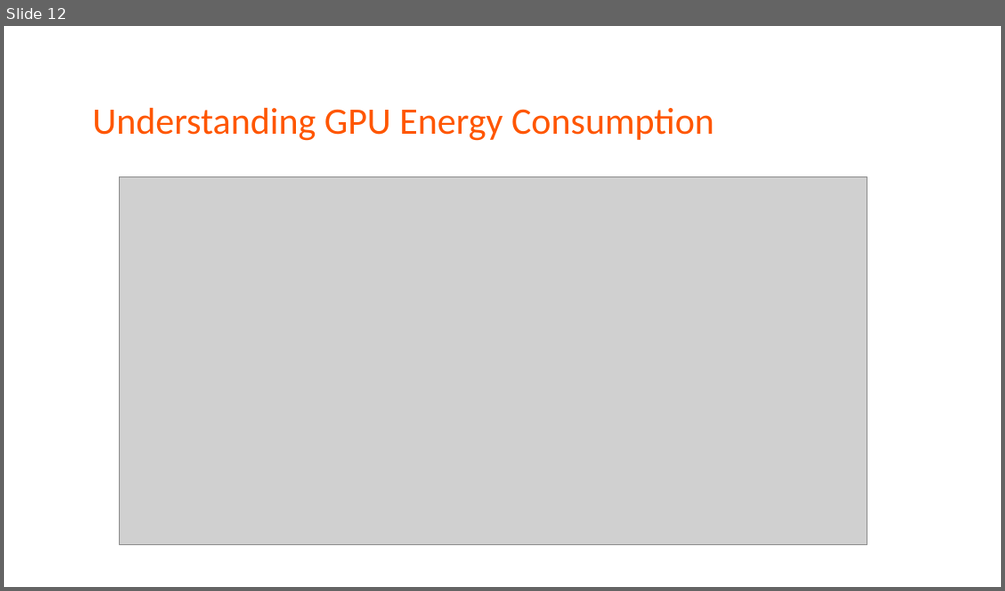
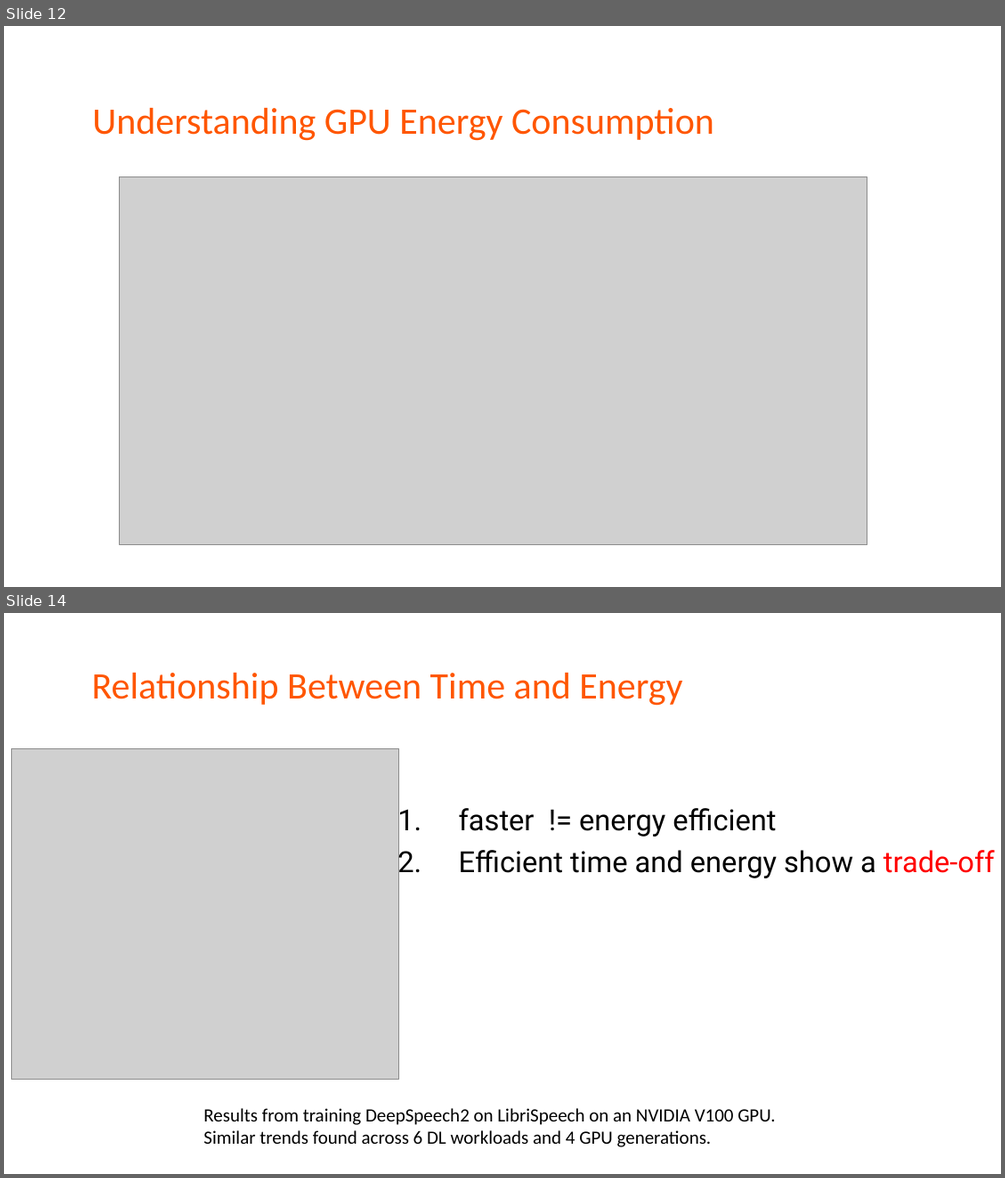
Before and after one commit to LukeLIN-web/CS345, a slide deck: paperview/zeuspresentation.pptx. Shown one above the other, each under a label of ours: slide 12 before the commit, slides 12 and 14 after it; the slides between them are not shown. The pictures are 1005x591 and 1005x1178 pixels, drawn with LibreOffice and Linux fonts; fonts in the diff are those of the drawing; grey boxes stand for pictures. Boxes give left, top, right and bottom in pixels: in the first picture for what was removed or moved away, otherwise in the second. Text is boxed around its words. In the diff, an @@ line names an element or a change of style, - is before the commit and + after.

```diff
--- a/paperview/zeuspresentation.pptx
+++ b/paperview/zeuspresentation.pptx
@@ slide 14 added at bbox=[4, 613, 1001, 1174], background #FFFFFF @@
@@ text added at bbox=[92, 673, 682, 706], 36 pt, text #FF5600 @@
+Relationship Between Time and Energy
@@ picture added at bbox=[11, 748, 399, 1078] @@
@@ text added at bbox=[459, 808, 995, 878], 28 pt, text #000000 @@
+1. faster != energy efficient
+2. Efficient time and energy show a trade-off
@@ text added at bbox=[203, 1108, 775, 1147], 18 pt, text #000000 @@
+Results from training DeepSpeech2 on LibriSpeech on an NVIDIA V100 GPU. Similar trends found across 6 DL workloads and 4 GPU generations.
```
Also in this commit, not shown: 4 slides changed, 14 other slides added, 1 slide removed, 6 other files.
